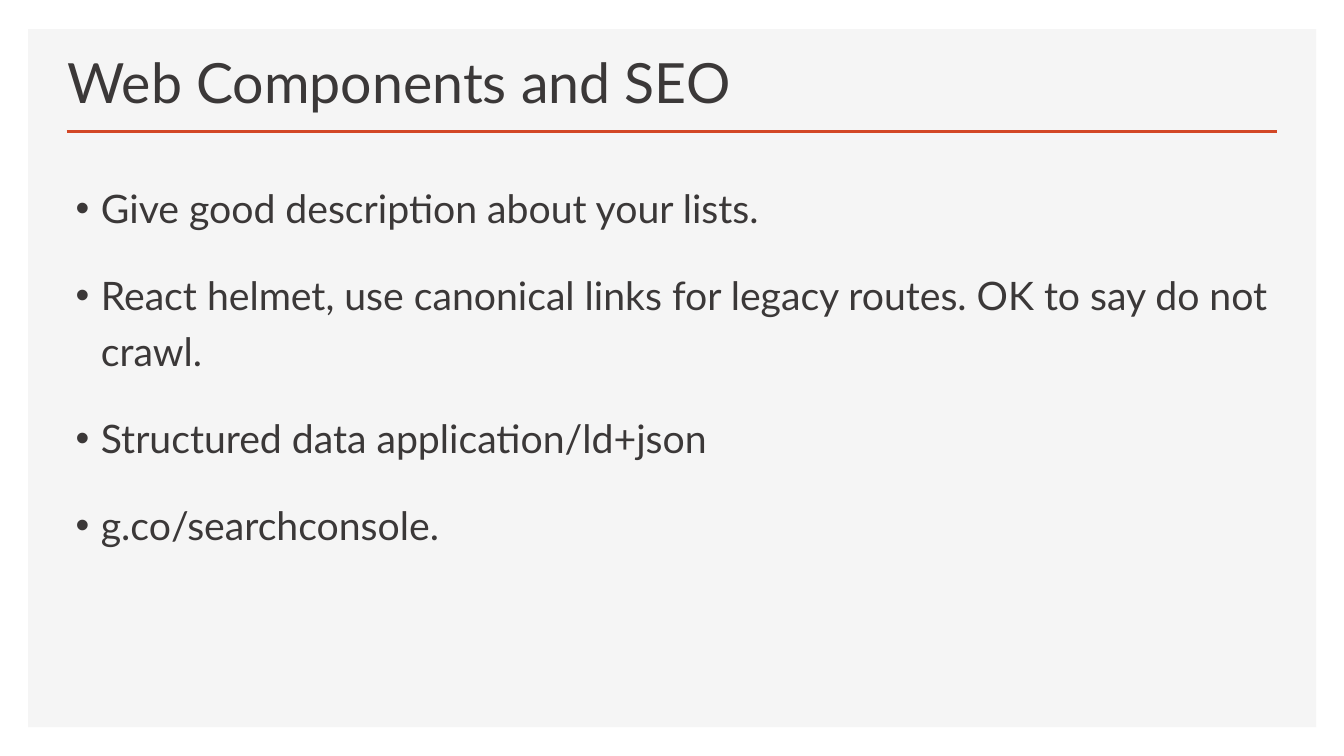
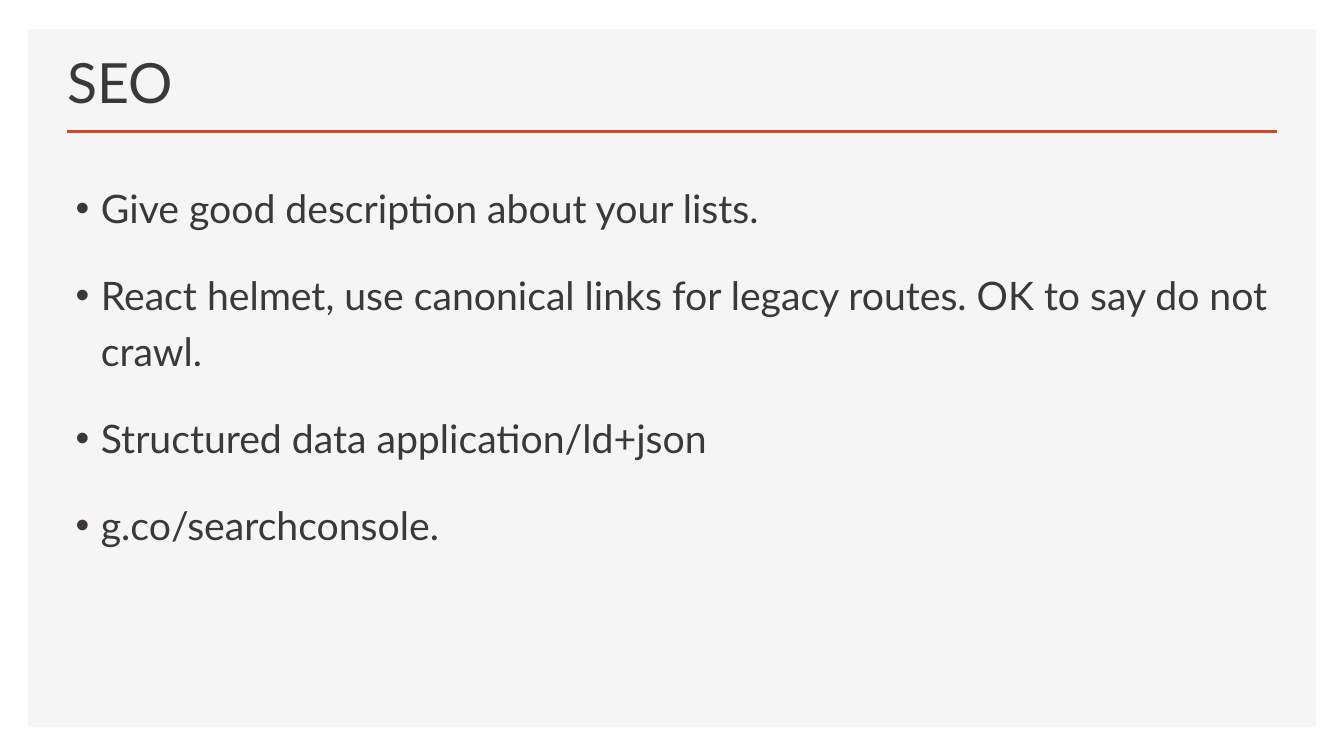
Before and after one commit to Python-Test-Engineer/web-components-v1, a slide deck: slide 11 of SLIDES/ndc-web-components.pptx. Drawn at 1344x756 pixels with LibreOffice and Linux fonts; fonts in the diff are those of the drawing. Boxes give left, top, right and bottom in pixels: in the first picture for what was removed or moved away, otherwise in the second. Text is boxed around its words. In the diff, an @@ line names an element or a change of style, - is before the commit and + after.

```diff
--- a/SLIDES/ndc-web-components.pptx
+++ b/SLIDES/ndc-web-components.pptx
@@ title at box(68, 63, 174, 104): text changed @@
-Web Components and SEO
+SEO
```
Also in this commit, not shown: 5 other slides changed, 7 other files.
